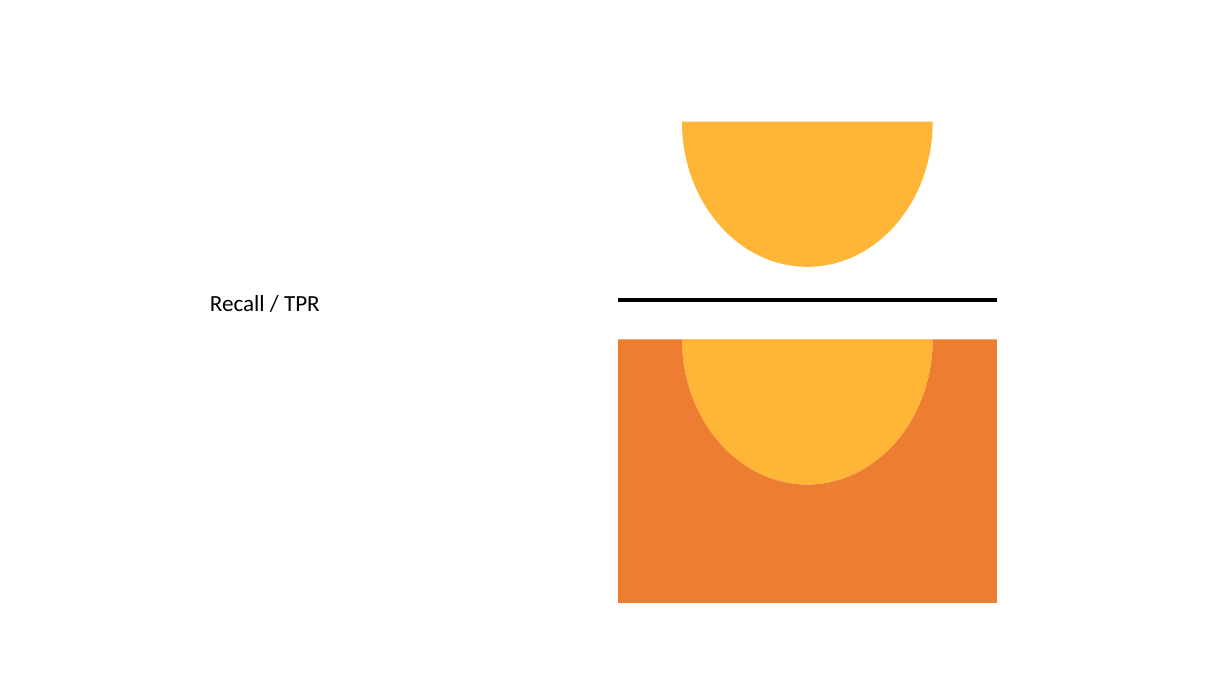
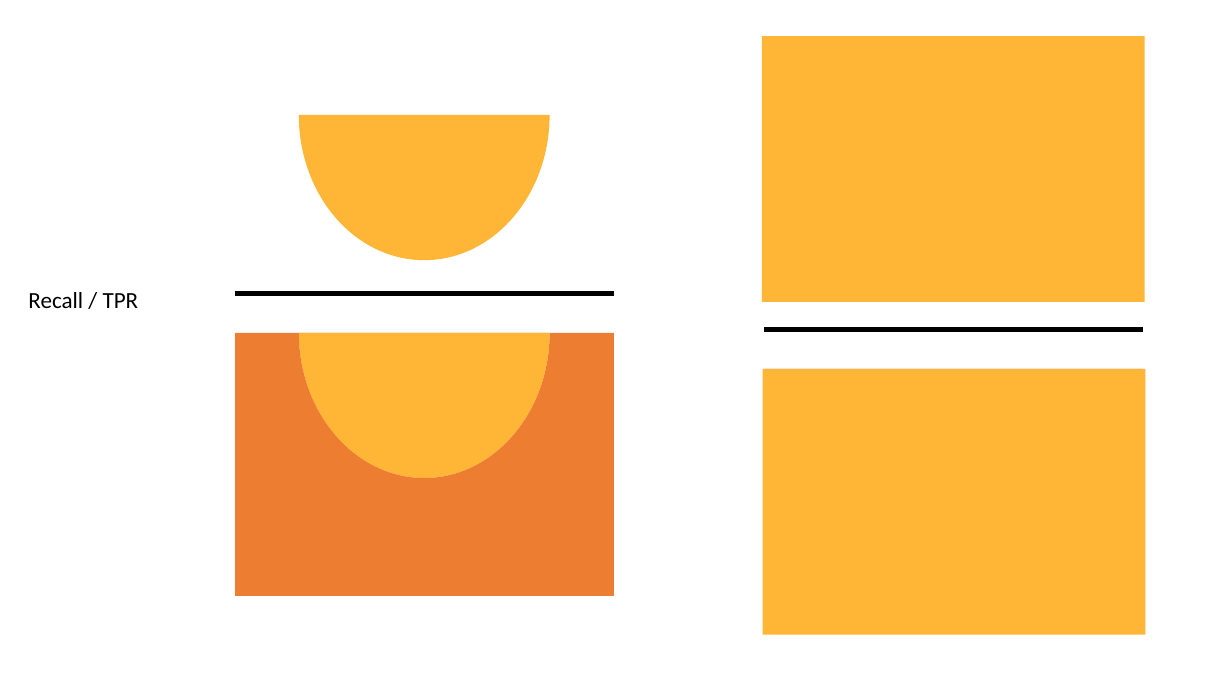
Before and after one commit to daniel-yj-yang/ml, a slide deck: slide 16 of model_evaluation/confusion_matrix/images/visualization_of_confusion_matrix.pptx. Drawn at 1232x693 pixels with LibreOffice and Linux fonts; fonts in the diff are those of the drawing. Boxes give left, top, right and bottom in pixels: in the first picture for what was removed or moved away, otherwise in the second. Text is boxed around its words. In the diff, an @@ line names an element or a change of style, - is before the commit and + after.

```diff
--- a/model_evaluation/confusion_matrix/images/visualization_of_confusion_matrix.pptx
+++ b/model_evaluation/confusion_matrix/images/visualization_of_confusion_matrix.pptx
@@ rectangle added at box(762, 36, 1145, 302), fill #FFB637 @@
@@ 3 freeform shapes, 1 line, 1 rectangle: place and size @@
-3 freeform shapes, 1 line, 1 rectangle at box(616, 74, 999, 605)
+3 freeform shapes, 1 line, 1 rectangle at box(233, 67, 616, 599)
@@ rectangle added at box(762, 104, 1145, 635), outline #FFFFFF 3 pt @@
@@ text "Recall / TPR": place and size @@
-text "Recall / TPR" at box(210, 295, 320, 311)
+text "Recall / TPR" at box(28, 292, 139, 308)
@@ line added from (762, 330) to (1145, 330), #000000 3.5 pt @@
@@ freeform shape added at box(762, 369, 1145, 635), fill #ED7D31 @@
@@ rectangle added at box(762, 369, 1145, 635), fill #FFB637 @@
```
Also in this commit, not shown: 1 other slide changed, 2 slides added, 1 slide removed, 5 other files.
